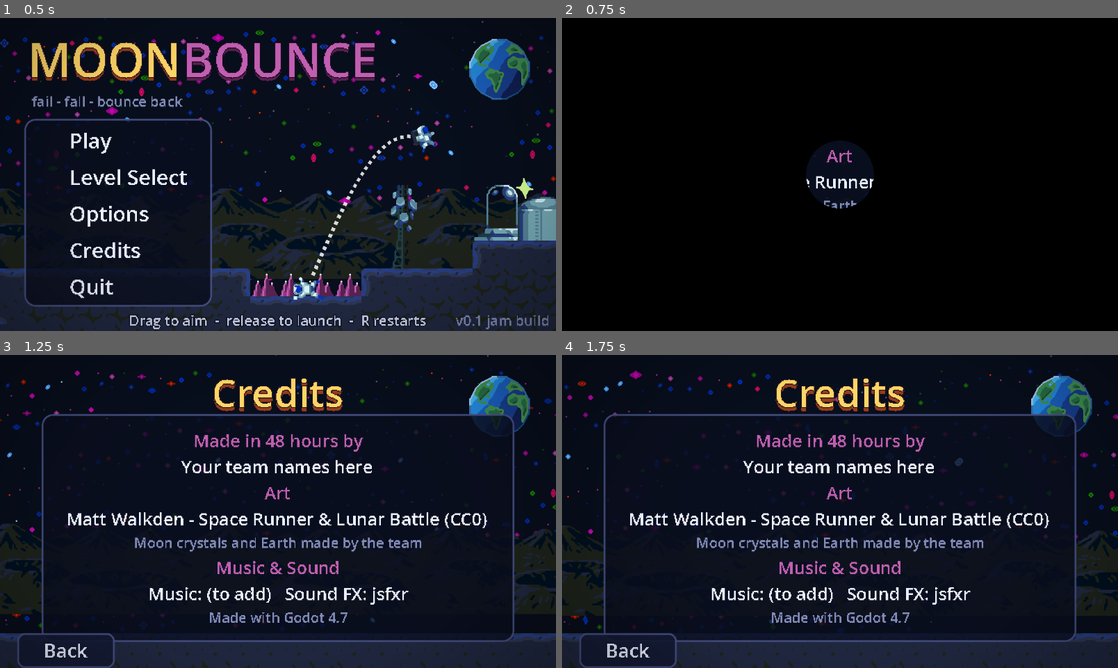
Above: before the commit, frames 1-4 (two rows, left to right).
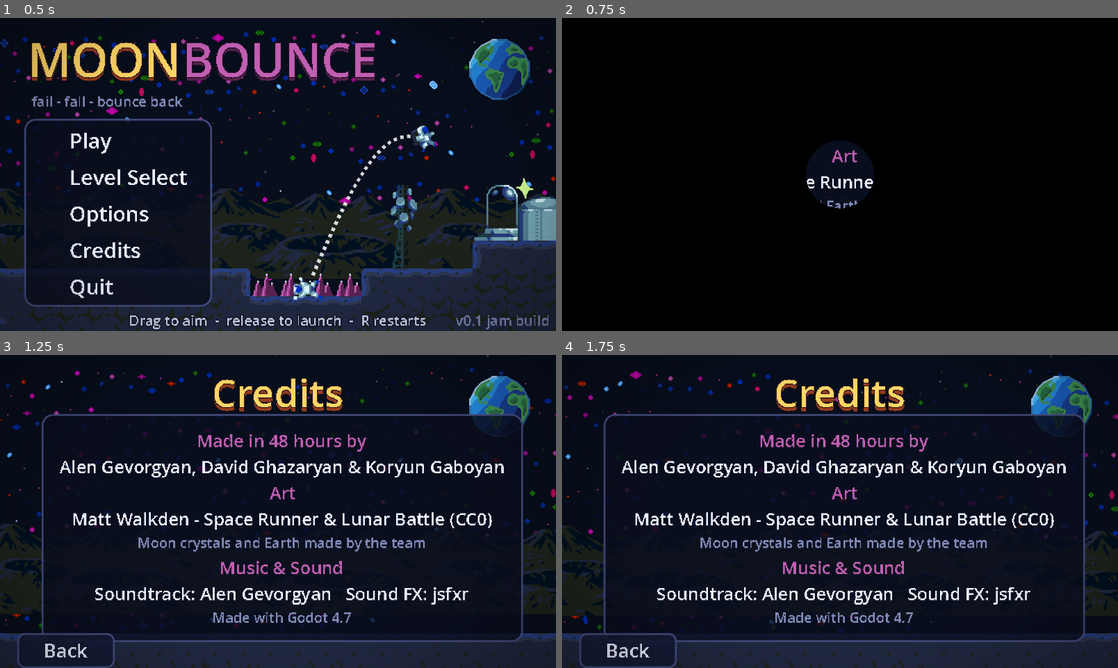
Above: after the commit, the same moments.

Repository: gab0yan/moonbounce
Game: Godot game, scene res://scenes/main_menu.tscn
Two runs of this game, one before a commit and one after it. Both use one fixed random seed, a clock stepped at 60 frames per second and the inputs below.
Inputs (mouse positions are in pixels of both pictures, inside the frame that each line leads up to):
- Up to frame 1 (0.5 s): no input
- Up to frame 2 (0.75 s): click "Credits" at 0.5 s
- Up to frame 3 (1.25 s): no input
- Up to frame 4 (1.75 s): tap Enter at 1.25 s; move the mouse to (962, 495) at 1.27 s; press the mouse at (962, 495) at 1.28 s; tap Space at 1.52 s

Frame 1 is identical in both runs. In frame 2, 0.4% of the frame differs, in the area x 44-56%, y 42-61%; in frame 3, 7.5%; in frame 4, 7.5%, in the area x 10-95%, y 18-92%.

Commit message:
Secret: 67 hayers

Diff:
--- a/scenes/menus/credits.tscn
+++ b/scenes/menus/credits.tscn
@@ -57,7 +57,7 @@
 
 [node name="Line2" type="Label" parent="CreditsPanel/Lines" unique_id=160756760]
 layout_mode = 2
-text = "Your team names here"
+text = "Alen Gevorgyan, David Ghazaryan & Koryun Gaboyan"
 horizontal_alignment = 1
 
 [node name="Line3" type="Label" parent="CreditsPanel/Lines" unique_id=1809961958]
@@ -85,7 +85,7 @@
 
 [node name="Line7" type="Label" parent="CreditsPanel/Lines" unique_id=1982138867]
 layout_mode = 2
-text = "Music: (to add)   Sound FX: jsfxr"
+text = "Soundtrack: Alen Gevorgyan   Sound FX: jsfxr"
 horizontal_alignment = 1
 
 [node name="Line8" type="Label" parent="CreditsPanel/Lines" unique_id=1809708341]
--- a/scripts/player.gd
+++ b/scripts/player.gd
@@ -177,9 +177,26 @@
 	if v == Vector2.ZERO:
 		return
 	sprite.flip_h = v.x < 0
-	for i in arc_points:
+	var shape_node: CollisionShape2D = $Collision
+	var query := PhysicsShapeQueryParameters2D.new()
+	query.shape = shape_node.shape
+	query.collision_mask = collision_mask
+	query.exclude = [get_rid()]
+	var start := shape_node.global_transform.translated(Vector2(0, -1))
+	var space := get_world_2d().direct_space_state
+	var prev := Vector2.ZERO
+	aim_arc.add_point(prev)
+	for i in range(1, arc_points):
 		var t := i * arc_step
-		aim_arc.add_point(v * t + Vector2(0.0, 0.5 * gravity * t * t))
+		var point := v * t + Vector2(0.0, 0.5 * gravity * t * t)
+		query.transform = start.translated(prev)
+		query.motion = point - prev
+		var hit := space.cast_motion(query)
+		if hit[0] < 1.0:
+			aim_arc.add_point(prev + (point - prev) * hit[0])
+			break
+		aim_arc.add_point(point)
+		prev = point
 
 
 func _physics_process(delta: float) -> void:
--- a/scripts/screen_fx.gd
+++ b/scripts/screen_fx.gd
@@ -2,10 +2,15 @@
 
 const IRIS_TIME := 0.5
 const IMPACT_TIME := 0.4
+const SECRET_CODE := "67 hayers"
+const SECRET_IMAGE_PATH := "res://assets/secret/hayers.jpg"
 
 var _mat: ShaderMaterial
 var _iris_tween: Tween
 var _impact_tween: Tween
+var _typed := ""
+var _secret: CanvasLayer
+var _secret_was_paused := false
 
 
 func _ready() -> void:
@@ -50,3 +55,53 @@
 	_impact_tween = create_tween().set_parallel()
 	_impact_tween.tween_method(func(v): _mat.set_shader_parameter("aberration", v), 0.03 * strength, 0.0, IMPACT_TIME)
 	_impact_tween.tween_method(func(v): _mat.set_shader_parameter("flash", v), 0.45 * strength, 0.0, IMPACT_TIME * 0.6)
+
+
+func _input(event: InputEvent) -> void:
+	if _secret:
+		if (event is InputEventKey or event is InputEventMouseButton) and event.pressed:
+			get_viewport().set_input_as_handled()
+			_hide_secret()
+		return
+	if not (event is InputEventKey) or not event.pressed or event.echo or event.unicode == 0:
+		return
+	_typed = (_typed + char(event.unicode).to_lower()).right(SECRET_CODE.length())
+	if _typed.ends_with(SECRET_CODE):
+		_typed = ""
+		get_viewport().set_input_as_handled()
+		_show_secret()
+		return
+	for n in range(SECRET_CODE.length() - 1, 1, -1):
+		if _typed.ends_with(SECRET_CODE.left(n)):
+			get_viewport().set_input_as_handled()
+			return
+
+
+func _show_secret() -> void:
+	_secret = CanvasLayer.new()
+	_secret.layer = 50
+	_secret.process_mode = Node.PROCESS_MODE_ALWAYS
+	var picture := TextureRect.new()
+	picture.texture = load(SECRET_IMAGE_PATH)
+	picture.expand_mode = TextureRect.EXPAND_IGNORE_SIZE
+	picture.stretch_mode = TextureRect.STRETCH_SCALE
+	picture.texture_filter = CanvasItem.TEXTURE_FILTER_LINEAR
+	picture.set_anchors_and_offsets_preset(Control.PRESET_FULL_RECT)
+	picture.mouse_filter = Control.MOUSE_FILTER_IGNORE
+	_secret.add_child(picture)
+	add_child(_secret)
+	_secret_was_paused = get_tree().paused
+	get_tree().paused = true
+	picture.modulate.a = 0.0
+	picture.scale = Vector2(1.08, 1.08)
+	picture.pivot_offset = get_viewport().get_visible_rect().size * 0.5
+	var t := picture.create_tween().set_parallel()
+	t.tween_property(picture, "modulate:a", 1.0, 0.15)
+	t.tween_property(picture, "scale", Vector2.ONE, 0.25).set_trans(Tween.TRANS_BACK).set_ease(Tween.EASE_OUT)
+	impact(0.6)
+
+
+func _hide_secret() -> void:
+	_secret.queue_free()
+	_secret = null
+	get_tree().paused = _secret_was_paused
Binary file added: assets/secret/hayers.jpg
Not shown, added: assets/secret/hayers.jpg.import
Not shown, changed: credits.txt
